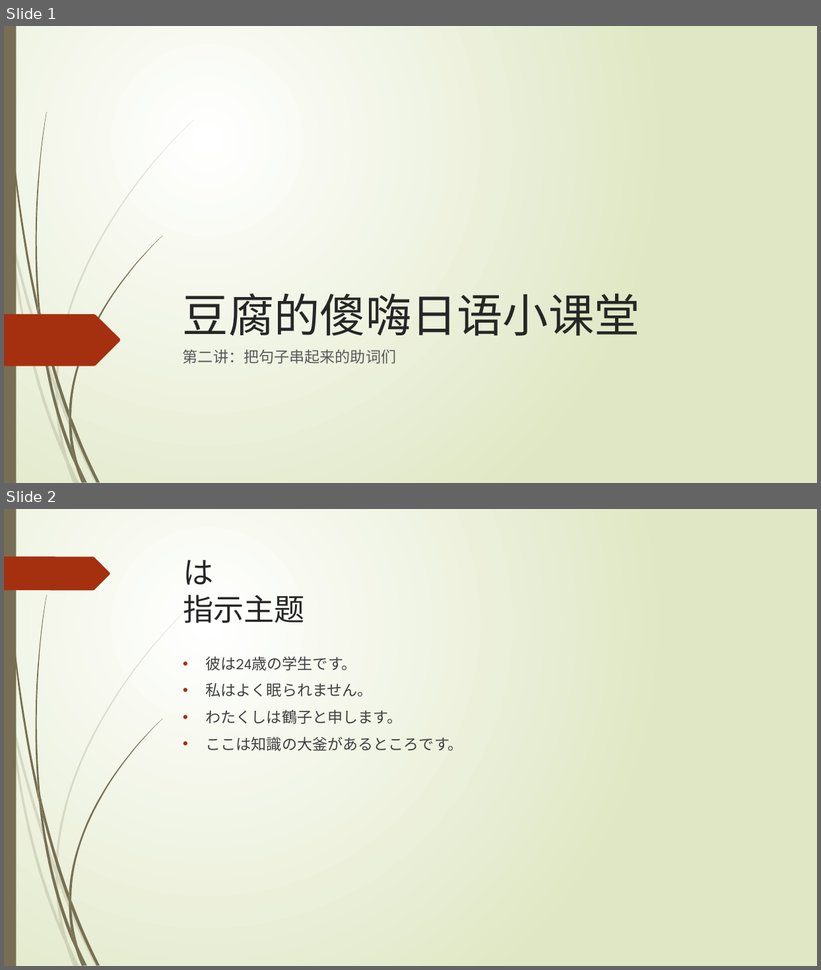
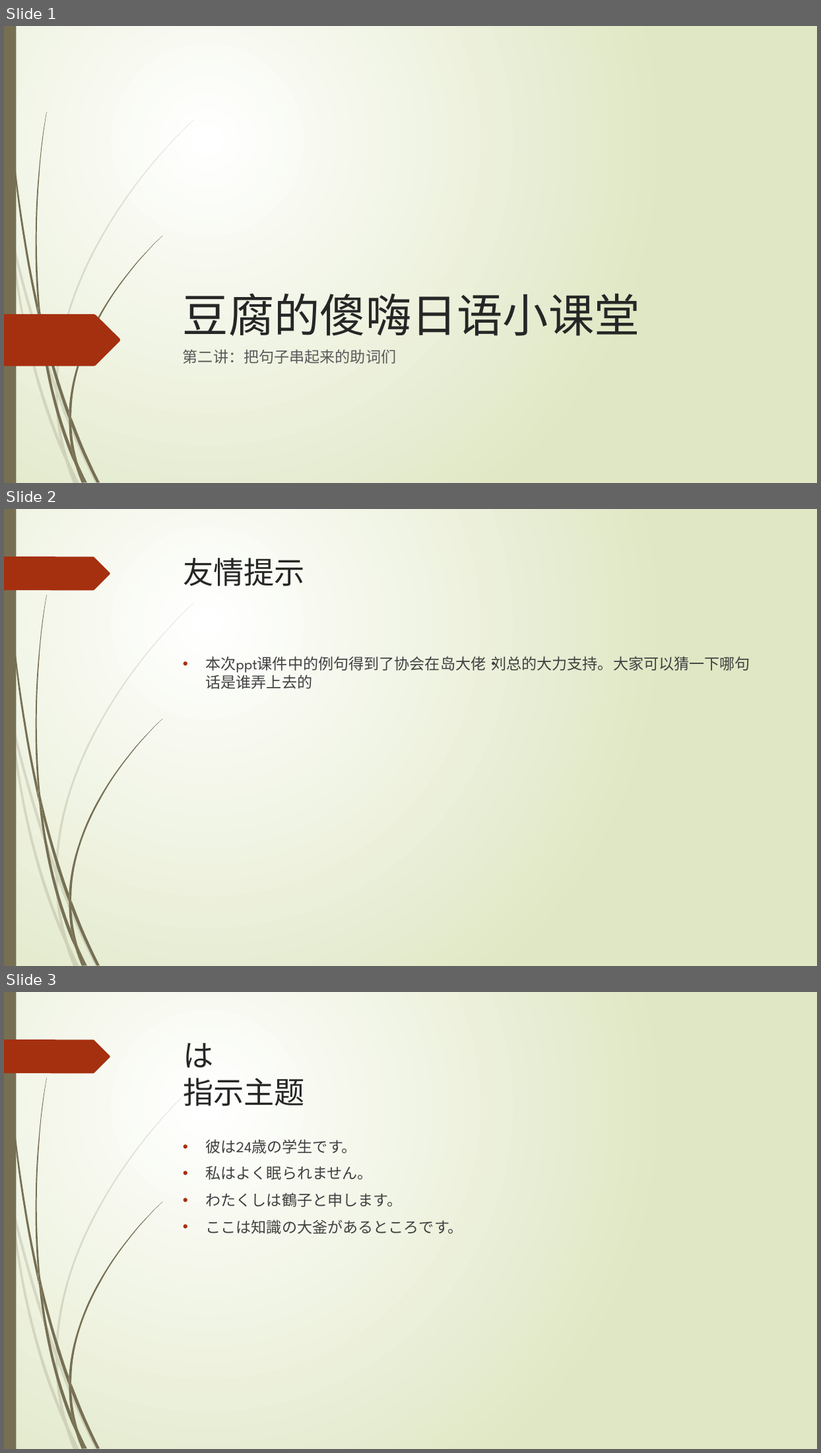
Before and after one commit to thoh-testarossa/nixieyaowan, a slide deck: nihongo/02-20171008.pptx. Shown one above the other, each under a label of ours: slides 1 and 2 before the commit, slides 1, 2 and 3 after it. The pictures are 821x970 and 821x1453 pixels, drawn with LibreOffice and Linux fonts; fonts in the diff are those of the drawing. Boxes give left, top, right and bottom in pixels: in the first picture for what was removed or moved away, otherwise in the second. Text is boxed around its words. In the diff, an @@ line names an element or a change of style, - is before the commit and + after.

```diff
--- a/nihongo/02-20171008.pptx
+++ b/nihongo/02-20171008.pptx
@@ slide 2 added at [4, 509, 817, 966], background gradient #FFFFFF to #DFE8C4; not listed: 24 template elements that a slide beside it also shows @@
@@ title added at [183, 558, 305, 586], 36 pt, text #262626 @@
+友情提示
@@ text added at [206, 656, 750, 689], 18 pt, text #404040 @@
+• 本次ppt课件中的例句得到了协会在岛大佬・刘总的大力支持。大家可以猜一下哪句话是谁弄上去的
@@ what was slide 2 is now slide 3 @@
```
Also in this commit, not shown: 1 other file.
